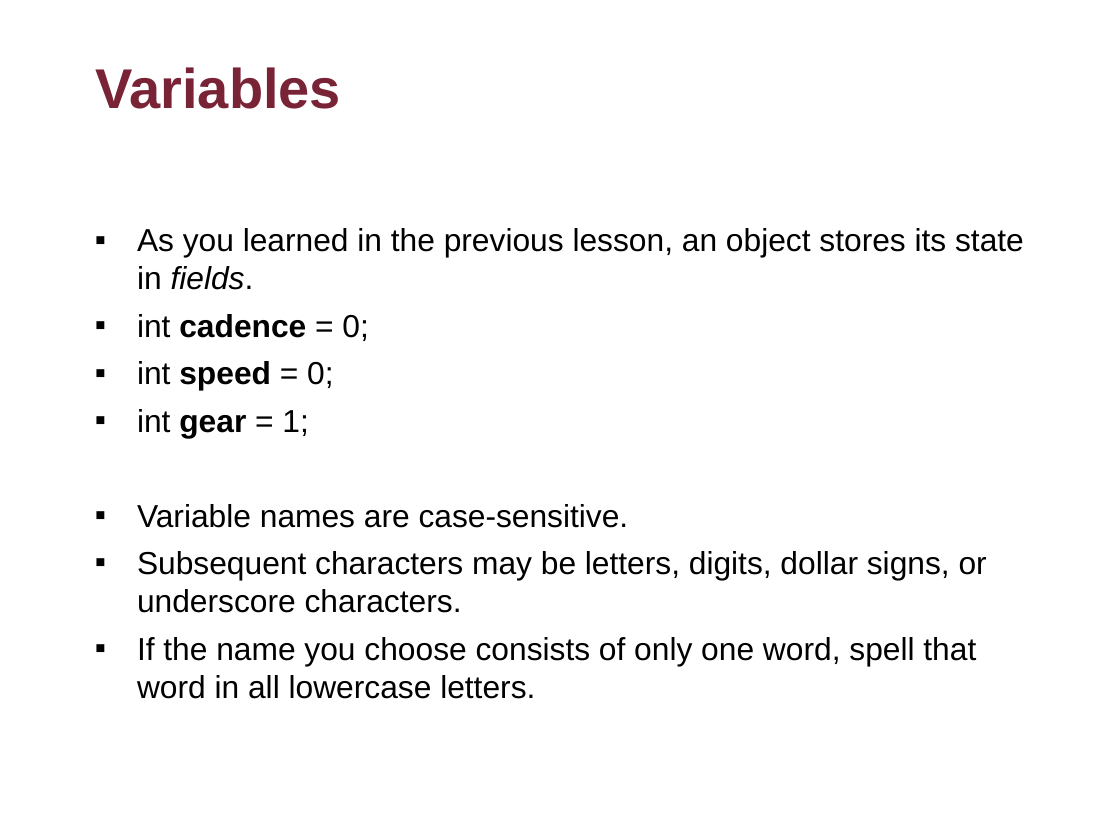
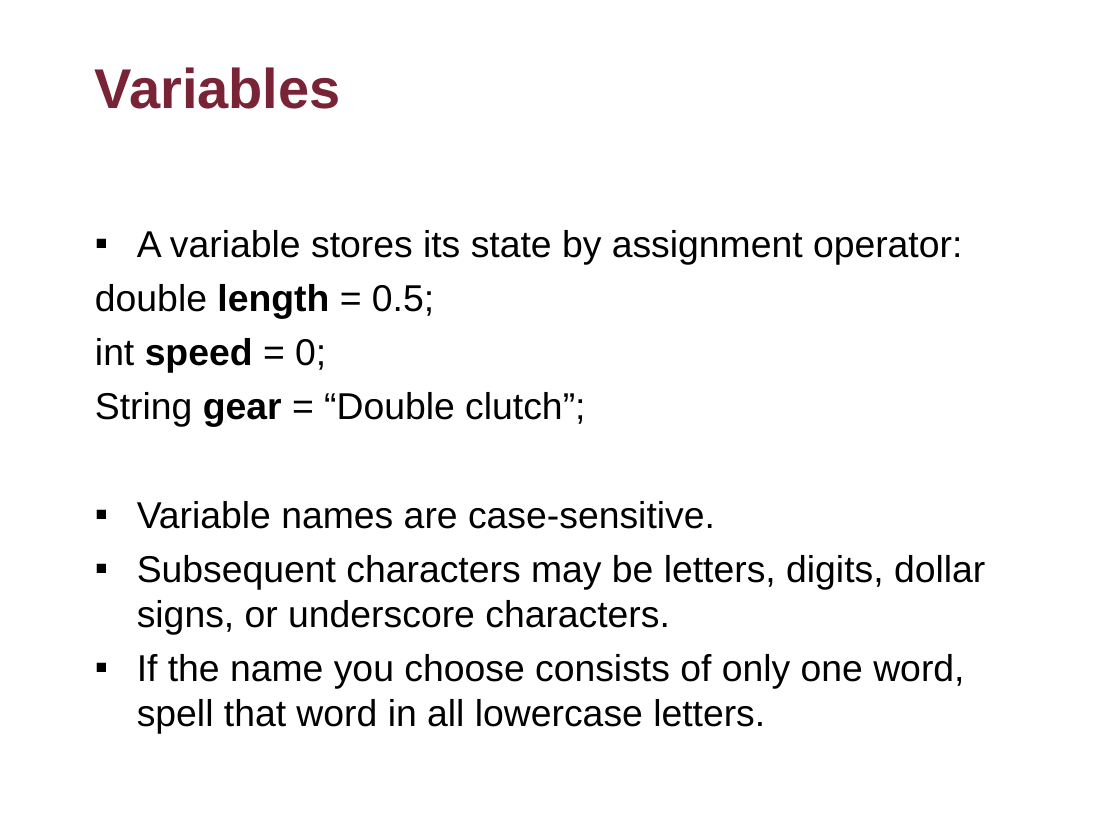
Before and after one commit to flyworker/java-workshop, a slide deck: slide 13 of Java Workshop-Concordia.ppt. Drawn at 1120x840 pixels with LibreOffice and Linux fonts; fonts in the diff are those of the drawing; background and template pictures are left out. Boxes give left, top, right and bottom in pixels: in the first picture for what was removed or moved away, otherwise in the second. Text is boxed around its words. In the diff, an @@ line names an element or a change of style, - is before the commit and + after.

```diff
--- a/Java Workshop-Concordia.ppt
+++ b/Java Workshop-Concordia.ppt
@@ text at [95,230,962,319]: text changed; size 20.4 to 24 pt @@
-▪ As you learned in the previous lesson, an object stores its state in fields.
-▪ int cadence = 0;
+▪ A variable stores its state by assignment operator:
+double length = 0.5;
@@ text at [95,338,985,733]: size 20.4 to 24 pt in "int speed = 0;", "Variable names are case-sensitive.", "Subsequent characters may be letters, digits, dollar ...", "If the name you choose consists of ..."; bullet ▪ to none; indent changed @@
@@ text at [95,392,585,427]: text changed; size 20.4 to 24 pt @@
-▪ int gear = 1;
+String gear = “Double clutch”;
```
Also in this commit, not shown: 62 other slides changed.
